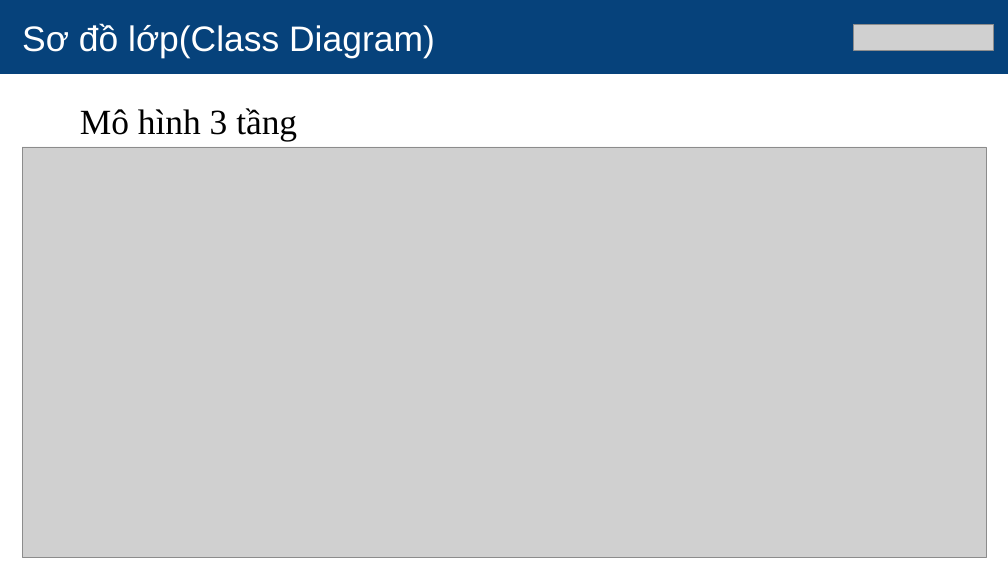
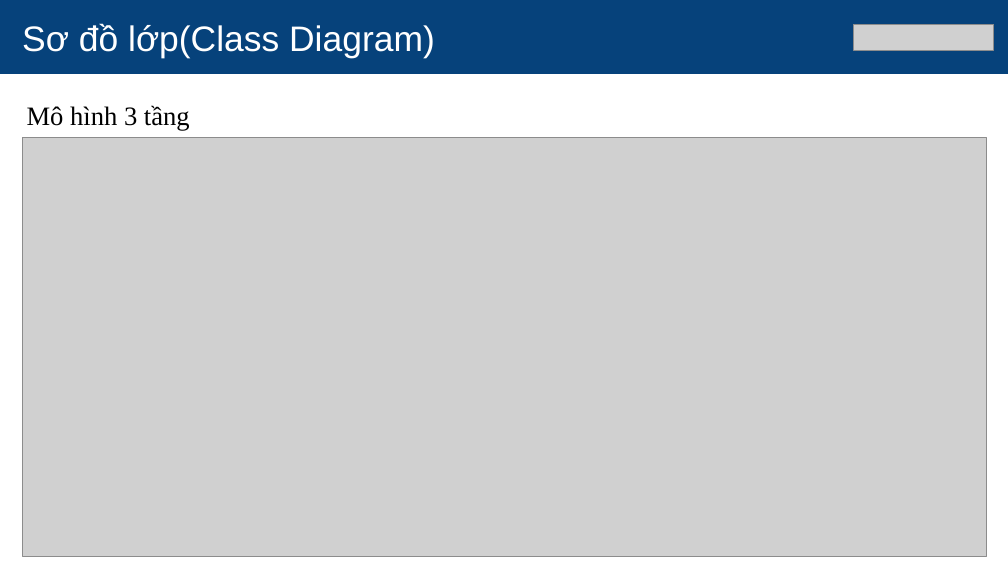
Before and after one commit to tung120320/E-Book-Order-G02, a slide deck: slide 16 of Documents/Slide_Group2_EbooksStore.pptx (slide 17 before the commit). Drawn at 1008x567 pixels with LibreOffice and Linux fonts; fonts in the diff are those of the drawing; grey boxes stand for pictures. Boxes give left, top, right and bottom in pixels: in the first picture for what was removed or moved away, otherwise in the second. Text is boxed around its words. In the diff, an @@ line names an element or a change of style, - is before the commit and + after.

```diff
--- a/Documents/Slide_Group2_EbooksStore.pptx
+++ b/Documents/Slide_Group2_EbooksStore.pptx
@@ text "Mô hình 3 tầng" at [27,105,190,131]: size 48 to 36 pt @@
@@ picture: place and size @@
-picture at [22,147,986,557]
+picture at [22,137,986,556]
```
Also in this commit, not shown: 20 other slides changed, 1 slide added, 2 slides removed, 37 other files.
